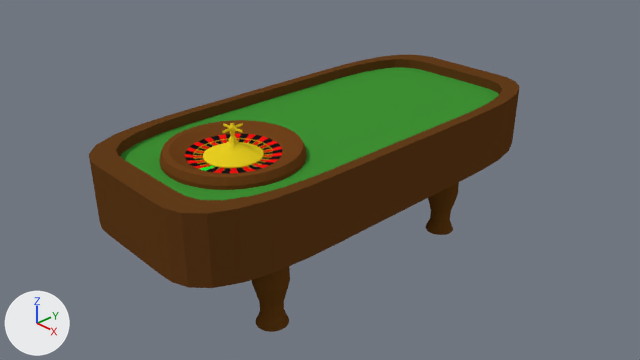
The Blender file Assets/Blender/RouletteTable.blend: old version first, new version second.
The view is the same before and after, from the file's camera 'Camera'. Arrows for +X, +Y and +Z are at lower left; the lights stay in place.

Names of what the first picture shows: 'Legs', 'Table', 'Wheel'.
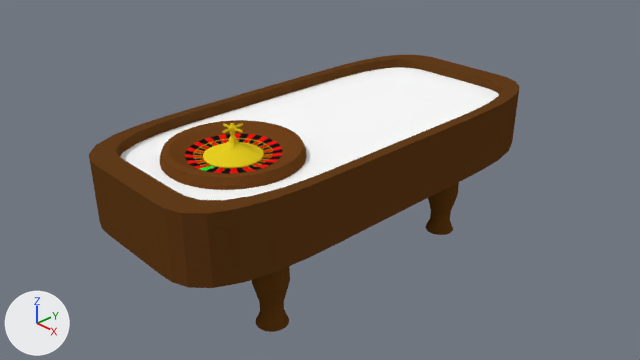
Commit message: Add roulette scene

Where the change shows, as pixel boxes [x1, y1, x2, y2] in the pictures (640 x 360 px):
'Table', recoloured (green to white)
    both: [115, 57, 503, 204]

The change, as a list of edits to the scene's bpy script:
```text
Change mat_feltmaterial:
    mat_feltmaterial.base_color: (0.0499, 0.288, 0.0353) -> (1.0, 1.0, 1.0)  # green #3f9235 -> white #ffffff
```
